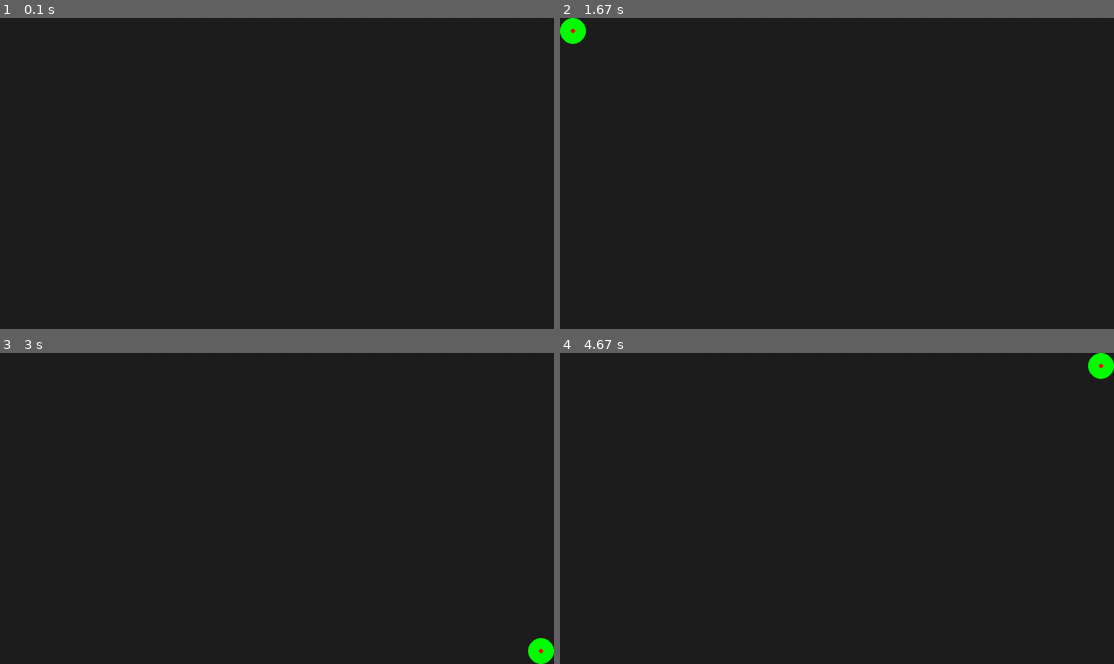
Above: before the commit, frames 1-4 (two rows, left to right).
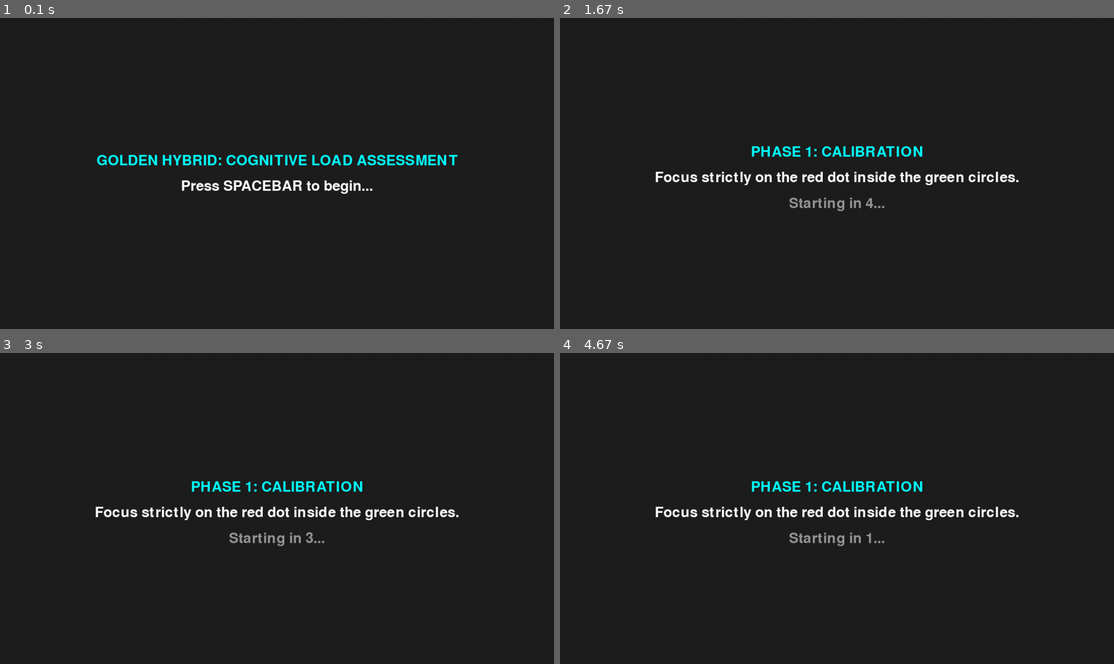
Above: after the commit, the same moments.

Repository: shivamjxin/CognitiveLoadDetection_usingWebcam
Game: pygame game, started from game_engine/pygame_app.py
The game is run twice, just before and just after one commit, with the same random seed, the same clock (stepped at 60 frames per second) and the same inputs.
Inputs:
- Up to frame 1 (0.1 s): no input
- Up to frame 2 (1.67 s): tap Space at 0.33 s
- Up to frame 3 (3 s): no input
- Up to frame 4 (4.67 s): no input

The runs differ from the first frame. In frame 1, 1.9% of the frame differs, in the area x 17-83%, y 43-57%; in frame 2, 2.2%; in frame 3, 2.2%, in the area x 17-100%, y 41-100%; in frame 4, 2.2%.

Commit message:
feat(ui): implement instruction time offsets and visual prompts

Diff:
--- a/game_engine/pygame_app.py
+++ b/game_engine/pygame_app.py
@@ -36,7 +36,7 @@
         # Canvas Creation: Launch borderless fullscreen to prevent OS distractions.
         # Note: Pygame's grid origin (X:0, Y:0) is the absolute TOP-LEFT of the monitor.
         self.screen = pygame.display.set_mode((self.width, self.height), pygame.FULLSCREEN)
-        pygame.display.set_caption("Golden Hybrid: Cognitive Load Assessment")
+        pygame.display.set_caption("Cognitive Load Assessment")
 
         # Throttling: The Clock object mathematically prevents the while-loop below
         # from running wild and maxing out the CPU, which would crash the camera engine.
@@ -48,7 +48,7 @@
 
         # ID 0 = STATE_MENU (Awaiting start command)
         # ID 1 = STATE_CALIBRATE_EXTREMES (4-Corner boundary mapping)
-        # ID 2 = STATE_RESTING_BASELINE (TO DO)
+        # ID 2 = STATE_RESTING_BASELINE
         self.current_state = 0
 
         # Anchor Time: We record the exact millisecond a state begins to calculate duration.
@@ -102,30 +102,36 @@
 
             # STATE 1 ALGORITHM (4-Corner Calibration)
             if self.current_state == 1:
-                # The state lasts exactly 8.0 seconds total.
-                if time_in_state >= 8.0:
+                # The state lasts exactly 13.0 seconds total (5s instructions + 8s calibration).
+                if time_in_state >= 13.0:
                     self.current_state = 2 # Advance to next state
                     self.current_target_label = "NONE"
                     self.state_start_time = time.time() # Reset stopwatch for State 2
                     print("Transitioned to STATE 2: Resting Baseline")
-                else:
-                    # 0.0s to 1.9s // 2.0 = Index 0 (TOP_LEFT)
-                    # 2.0s to 3.9s // 2.0 = Index 1 (BOTTOM_RIGHT)
-                    # 4.0s to 5.9s // 2.0 = Index 2 (TOP_RIGHT)
-                    # 6.0s to 7.9s // 2.0 = Index 3 (BOTTOM_LEFT)
-                    target_index = int(time_in_state // 2.0)
+                elif time_in_state < 5.0:
+                    # Buffer phase: Hold the instruction flag
+                    self.current_target_label = "INSTRUCTION"
+                else:
+                    # Math trick offset by 5.0 seconds
+                    # 5.0s to 6.9s // 2.0 = Index 0 (TOP_LEFT)
+                    # 7.0s to 8.9s // 2.0 = Index 1 (BOTTOM_RIGHT)
+                    # 9.0s to 10.9s // 2.0 = Index 2 (TOP_RIGHT)
+                    # 11.0s to 12.9s // 2.0 = Index 3 (BOTTOM_LEFT)
+                    target_index = int((time_in_state - 5.0) // 2.0)
                     self.current_target_label = self.calibration_targets[target_index]
 
             #  STATE 2 ALGORITHM: 15-Second Resting Baseline
             elif self.current_state == 2:
-                if time_in_state >= 15.0:
+                # 5s instructions + 15s task = 20.0s total
+                if time_in_state >= 20.0:
                     self.current_state = 3
                     self.state_start_time = time.time()
                     print("Transitioned to STATE 3: Max Flex")
 
             #  STATE 3 ALGORITHM: 5-Second Max Flex
             elif self.current_state == 3:
-                if time_in_state >= 5.0:
+                # 5s instructions + 5s task = 10.0s total
+                if time_in_state >= 10.0:
                     self.current_state = 4
                     self.state_start_time = time.time()
                     print("Transitioned to STATE 4: Task Active")
@@ -133,11 +139,11 @@
             #  TELEMETRY LOGGING
             # Determine the correct flag string based on state
             if self.current_state == 1:
-                calib_flag = self.current_target_label
+                calib_flag = self.current_target_label # Will be "INSTRUCTION" for first 5s
             elif self.current_state == 2:
-                calib_flag = "REST_BASE"
+                calib_flag = "INSTRUCTION" if time_in_state < 5.0 else "REST_BASE"
             elif self.current_state == 3:
-                calib_flag = "MAX_FLEX"
+                calib_flag = "INSTRUCTION" if time_in_state < 5.0 else "MAX_FLEX"
             elif self.current_state == 4:
                 calib_flag = "RUNNING"
             else:
@@ -166,49 +172,91 @@
             radius = 30 # Pixel size of the target
             color = (0, 255, 0) # High-visibility Neon Green
 
+            #  STATE 0 RENDERING: The Welcome Menu
+            if self.current_state == 0:
+                title_img = self.font.render("GOLDEN HYBRID: COGNITIVE LOAD ASSESSMENT", True, (0, 255, 255))
+                sub_img = self.font.render("Press SPACEBAR to begin...", True, (255, 255, 255))
+                self.screen.blit(title_img, title_img.get_rect(center=(self.width // 2, self.height // 2 - 30)))
+                self.screen.blit(sub_img, sub_img.get_rect(center=(self.width // 2, self.height // 2 + 30)))
+
             #  STATE 1 RENDERING: Dynamic Corner Targets
-            if self.current_state == 1:
-
-                # To keep the circle fully on-screen, we offset the center coordinate
-                # inward by exactly the length of the radius.
-                if self.current_target_label == "TOP_LEFT":
-                    target_pos = (radius, radius)
-                elif self.current_target_label == "BOTTOM_RIGHT":
-                    target_pos = (self.width - radius, self.height - radius)
-                elif self.current_target_label == "TOP_RIGHT":
-                    target_pos = (self.width - radius, radius)
-                elif self.current_target_label == "BOTTOM_LEFT":
-                    target_pos = (radius, self.height - radius)
-
-                pygame.draw.circle(self.screen, color, target_pos, radius)
-                pygame.draw.circle(self.screen, (255, 0, 0), target_pos, 5)
+            elif self.current_state == 1:
+                if time_in_state < 5.0:
+                    # --- State 1: 5-Second Instruction Phase ---
+                    title_img = self.font.render("PHASE 1: CALIBRATION", True, (0, 255, 255))
+                    sub_img = self.font.render("Focus strictly on the red dot inside the green circles.", True, (255, 255, 255))
+                    timer_img = self.font.render(f"Starting in {5 - int(time_in_state)}...", True, (150, 150, 150))
+
+                    self.screen.blit(title_img, title_img.get_rect(center=(self.width // 2, self.height // 2 - 50)))
+                    self.screen.blit(sub_img, sub_img.get_rect(center=(self.width // 2, self.height // 2 + 10)))
+                    self.screen.blit(timer_img, timer_img.get_rect(center=(self.width // 2, self.height // 2 + 70)))
+
+                else:
+                    # --- State 1: Target Rendering Phase ---
+                    # To keep the circle fully on-screen, we offset the center coordinate
+                    # inward by exactly the length of the radius.
+                    if self.current_target_label == "TOP_LEFT":
+                        target_pos = (radius, radius)
+                    elif self.current_target_label == "BOTTOM_RIGHT":
+                        target_pos = (self.width - radius, self.height - radius)
+                    elif self.current_target_label == "TOP_RIGHT":
+                        target_pos = (self.width - radius, radius)
+                    elif self.current_target_label == "BOTTOM_LEFT":
+                        target_pos = (radius, self.height - radius)
+
+                    pygame.draw.circle(self.screen, color, target_pos, radius)
+                    pygame.draw.circle(self.screen, (255, 0, 0), target_pos, 5)
 
             elif self.current_state == 2:
-                # Calculate Dead-Center Coordinates
-                center_x = self.width // 2
-                center_y = self.height // 2
-                target_pos = (center_x, center_y)
-
-                # Paint State 2 Targets
-                pygame.draw.circle(self.screen, color, target_pos, radius)
-                pygame.draw.circle(self.screen, (255, 0, 0), target_pos, 5)
+                if time_in_state < 5.0:
+                    # --- State 2: 5-Second Instruction Phase ---
+                    title_img = self.font.render("PHASE 2: RESTING BASELINE", True, (0, 255, 255))
+                    sub_img = self.font.render("Stare at the center target and completely relax your face.", True, (255, 255, 255))
+                    timer_img = self.font.render(f"Starting in {5 - int(time_in_state)}...", True, (150, 150, 150))
+
+                    self.screen.blit(title_img, title_img.get_rect(center=(self.width // 2, self.height // 2 - 50)))
+                    self.screen.blit(sub_img, sub_img.get_rect(center=(self.width // 2, self.height // 2 + 10)))
+                    self.screen.blit(timer_img, timer_img.get_rect(center=(self.width // 2, self.height // 2 + 70)))
+
+                else:
+                    # --- State 2: Target Rendering Phase ---
+                    # Calculate Dead-Center Coordinates
+                    center_x = self.width // 2
+                    center_y = self.height // 2
+                    target_pos = (center_x, center_y)
+
+                    # Paint State 2 Targets
+                    pygame.draw.circle(self.screen, color, target_pos, radius)
+                    pygame.draw.circle(self.screen, (255, 0, 0), target_pos, 5)
 
             # STATE 3 RENDERING: Max Flex Instructions
             elif self.current_state == 3:
-                #  Render the text strings into images (Text, Anti-Alias True, RGB Color)
-                prompt_img = self.font.render("CLENCH JAW AND FLEX FACE AS HARD AS POSSIBLE!", True, (255, 50, 50))
-
-                # Dynamic countdown math
-                seconds_left = 5 - int(time_in_state)
-                timer_img = self.font.render(f"Hold for {seconds_left} seconds...", True, (200, 200, 200))
-
-                #  Get the geometric center of those text images
-                prompt_rect = prompt_img.get_rect(center=(self.width // 2, self.height // 2 - 40))
-                timer_rect = timer_img.get_rect(center=(self.width // 2, self.height // 2 + 40))
-
-                #  Blit (stamp) the images onto the screen
-                self.screen.blit(prompt_img, prompt_rect)
-                self.screen.blit(timer_img, timer_rect)
+                if time_in_state < 5.0:
+                    # --- State 3: 5-Second Instruction Phase ---
+                    title_img = self.font.render("PHASE 3: STRESS TEST", True, (0, 255, 255))
+                    sub_img = self.font.render("Get ready to bite down and tense your face", True, (255, 200, 50))
+                    timer_img = self.font.render(f"Starting in {5 - int(time_in_state)}...", True, (150, 150, 150))
+
+                    self.screen.blit(title_img, title_img.get_rect(center=(self.width // 2, self.height // 2 - 50)))
+                    self.screen.blit(sub_img, sub_img.get_rect(center=(self.width // 2, self.height // 2 + 10)))
+                    self.screen.blit(timer_img, timer_img.get_rect(center=(self.width // 2, self.height // 2 + 70)))
+
+                else:
+                    # --- State 3: Active Flex Phase ---
+                    #  Render the text strings into images (Text, Anti-Alias True, RGB Color)
+                    prompt_img = self.font.render("CLENCH JAW AND TENSE YOUR FACE AS HARD AS POSSIBLE!", True, (255, 50, 50))
+
+                    # Dynamic countdown math (offset by the 5 instruction seconds)
+                    seconds_left = 5 - int(time_in_state - 5.0)
+                    timer_img = self.font.render(f"Hold for {seconds_left} seconds...", True, (200, 200, 200))
+
+                    #  Get the geometric center of those text images
+                    prompt_rect = prompt_img.get_rect(center=(self.width // 2, self.height // 2 - 40))
+                    timer_rect = timer_img.get_rect(center=(self.width // 2, self.height // 2 + 40))
+
+                    #  Blit (stamp) the images onto the screen
+                    self.screen.blit(prompt_img, prompt_rect)
+                    self.screen.blit(timer_img, timer_rect)
 
 
             #  HARDWARE FLUSH & FRAME THROTTLE
